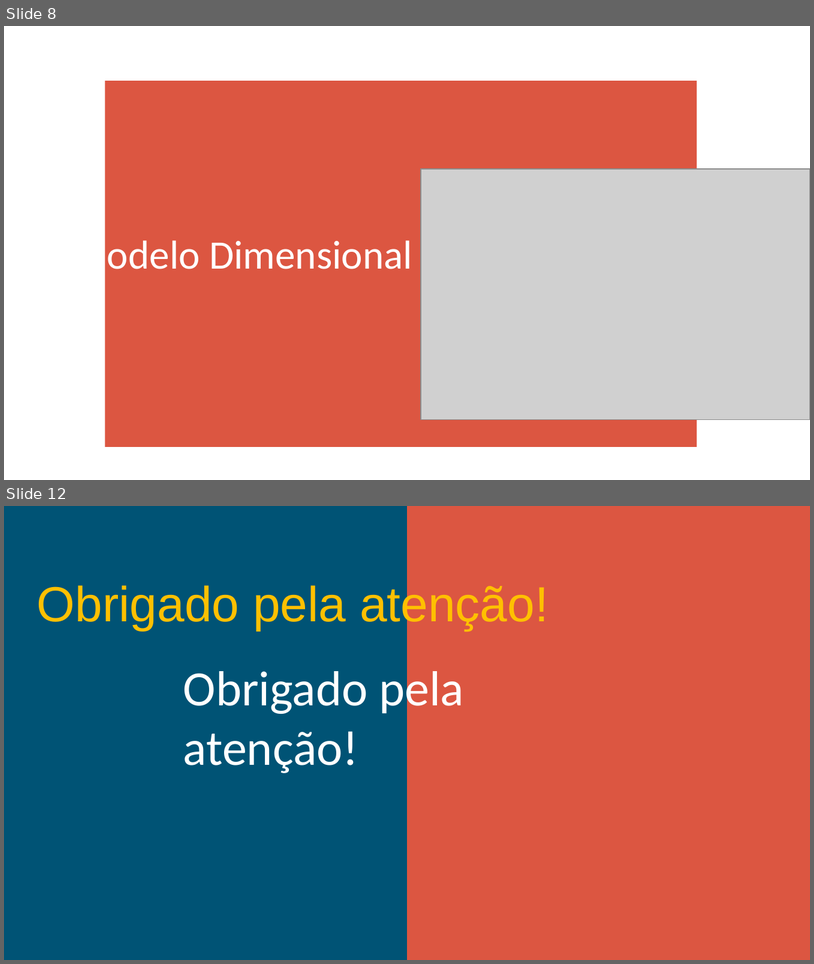
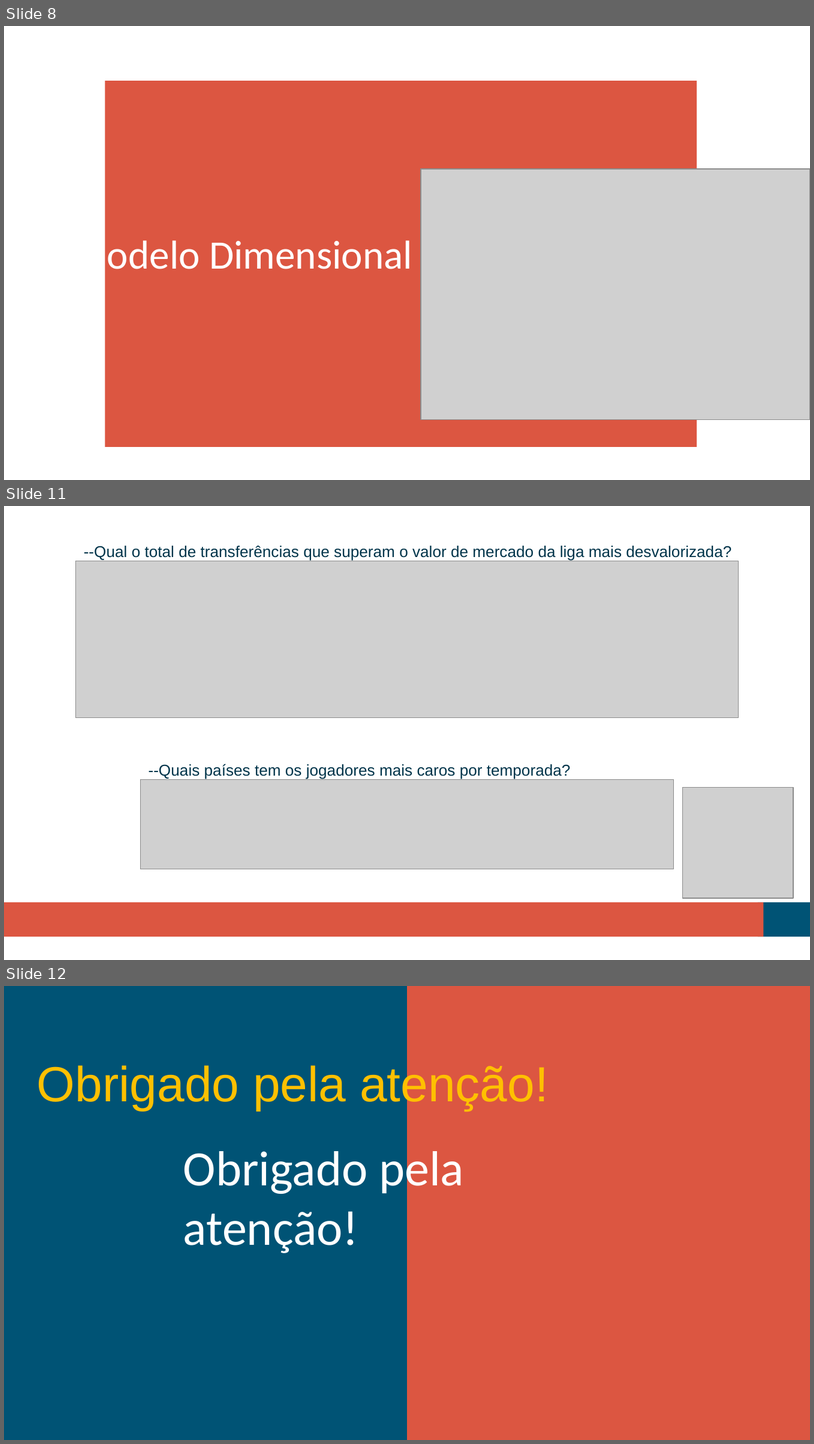
Before and after one commit to paulovsnts/Scouting_Football_Manager, a slide deck: Pitch_do_Projeto.pptx. Shown one above the other, each under a label of ours: slides 8 and 12 before the commit, slides 8, 11 and 12 after it; the slides between them are not shown. The pictures are 814x964 and 814x1444 pixels, drawn with LibreOffice and Linux fonts; fonts in the diff are those of the drawing; grey boxes stand for pictures; background and template pictures are left out; a plain dark background stands for a picture behind light text. Boxes give left, top, right and bottom in pixels: in the first picture for what was removed or moved away, otherwise in the second. Text is boxed around its words. In the diff, an @@ line names an element or a change of style, - is before the commit and + after.

```diff
--- a/Pitch_do_Projeto.pptx
+++ b/Pitch_do_Projeto.pptx
@@ slide 11 added at (4, 506, 810, 960), background #FFFFFF @@
@@ text added at (84, 546, 732, 561), 14 pt, text #00344A @@
+--Qual o total de transferências que superam o valor de mercado da liga mais desvalorizada?
@@ picture added at (76, 561, 738, 717) @@
@@ text added at (149, 763, 571, 779), 14 pt, text #00344A @@
+--Quais países tem os jogadores mais caros por temporada?
@@ picture added at (140, 780, 674, 869) @@
@@ picture added at (683, 787, 794, 898) @@
@@ rectangle added at (4, 902, 764, 937), fill #DC5641 @@
@@ rectangle added at (758, 902, 810, 937), fill #005375 @@
```
Also in this commit, not shown: 1 slide changed, 1 other slide added, 2 slides removed.
